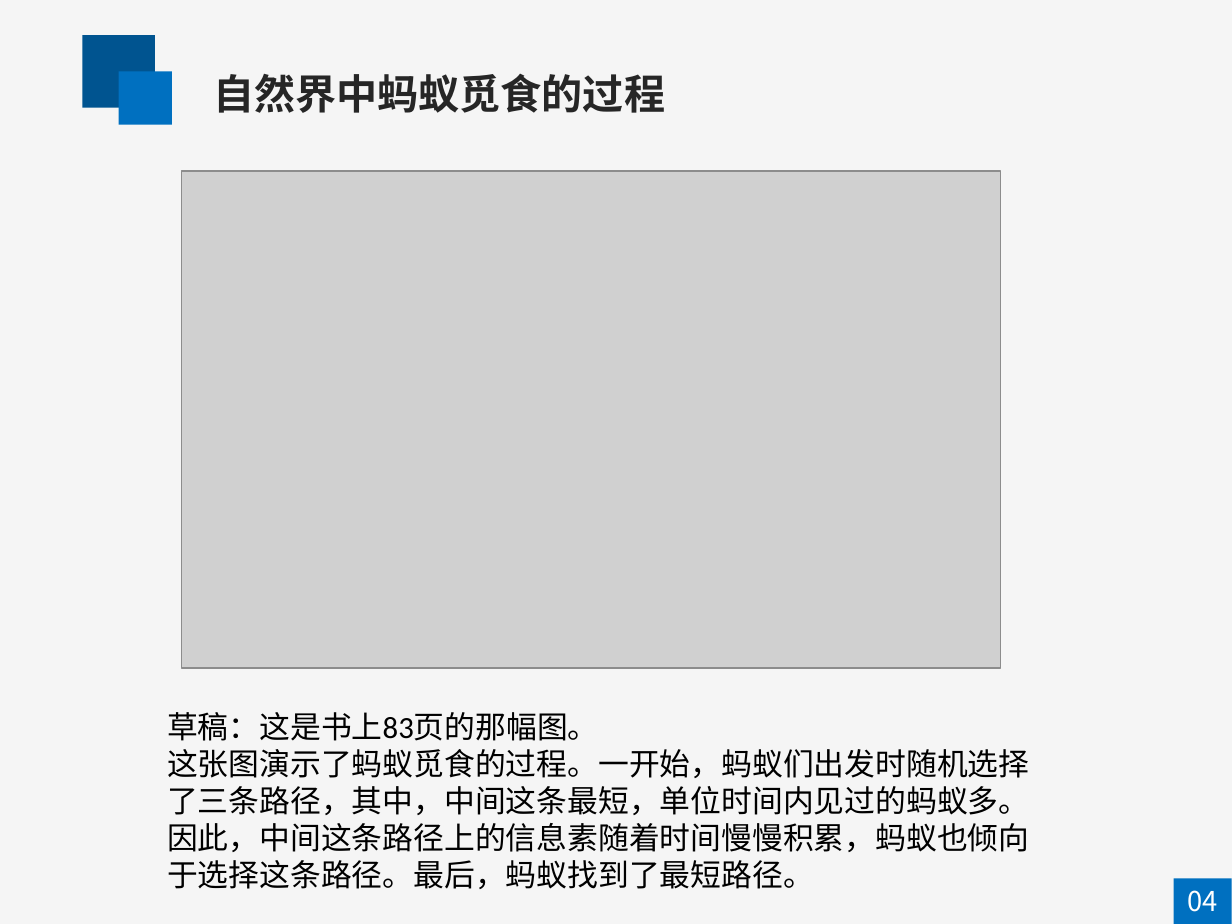
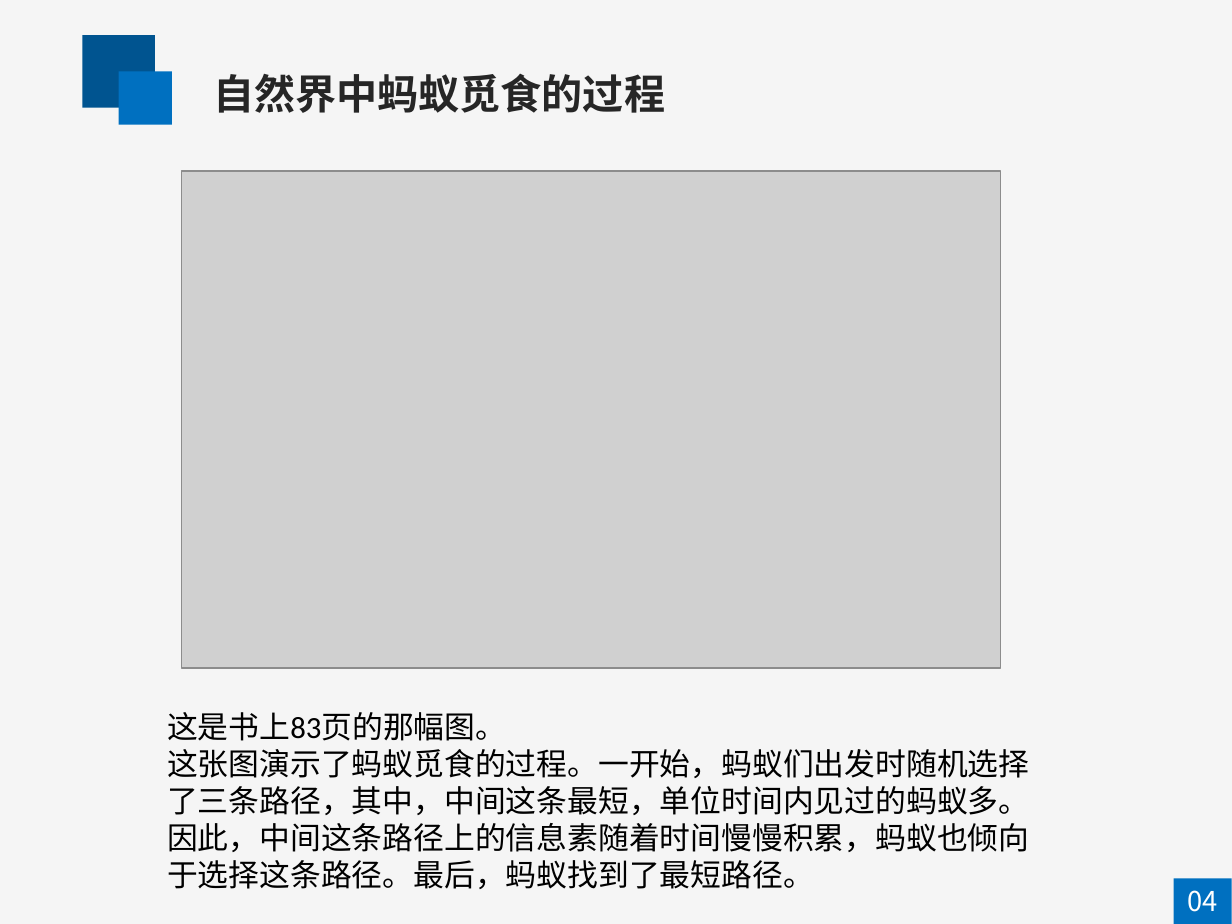
Before and after one commit to mapengfei-nwpu/ant, a slide deck: slide 5 of 蚁群优化算法.pptx. Drawn at 1232x924 pixels with LibreOffice and Linux fonts; fonts in the diff are those of the drawing; grey boxes stand for pictures. Boxes give left, top, right and bottom in pixels: in the first picture for what was removed or moved away, otherwise in the second. Text is boxed around its words. In the diff, an @@ line names an element or a change of style, - is before the commit and + after.

```diff
--- a/蚁群优化算法.pptx
+++ b/蚁群优化算法.pptx
@@ text at (x1=167, y1=712, x2=506, y2=741): text changed @@
-草稿：这是书上83页的那幅图。
+这是书上83页的那幅图。
```
Also in this commit, not shown: 3 other slides changed, 5 slides added.
